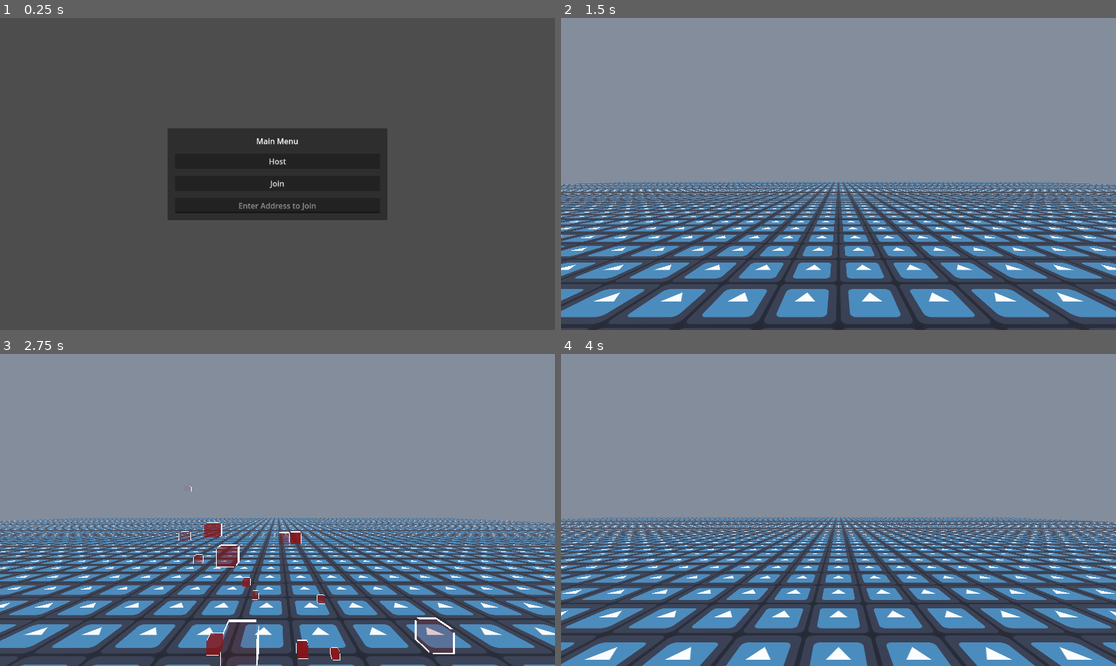
Above: before the commit, frames 1-4 (two rows, left to right).
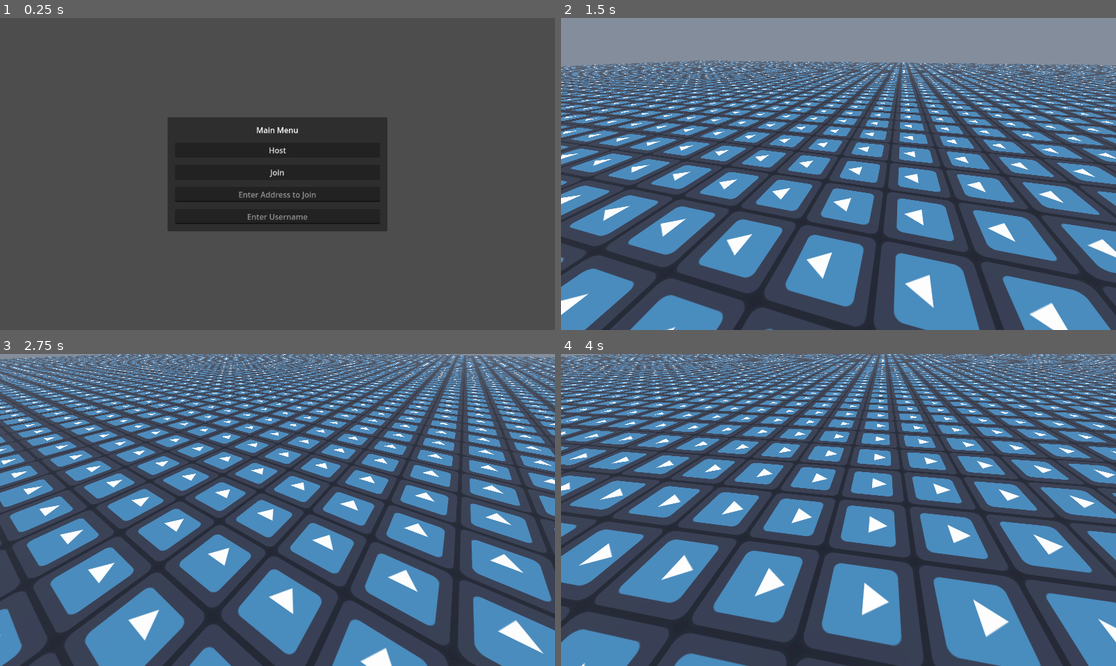
Above: after the commit, the same moments.

Repository: Exponential182/3-Programmers-In-A-Trench-Coat
Game: Godot game, scene res://prefabs/handler.tscn
The game is run twice, just before and just after one commit, with the same random seed, the same clock (stepped at 60 frames per second) and the same inputs. The engine's default icon, where the game draws it, is replaced by a stand-in: a white triangle on a blue panel in a dark square.
Inputs (mouse positions are in pixels of both pictures, inside the frame that each line leads up to):
- Up to frame 1 (0.25 s): no input
- Up to frame 2 (1.5 s): click "Host" at 0.5 s; tap Enter (ui_accept) at 1.25 s; move the mouse to (960, 158) at 1.27 s; hold Right (ui_right) from 1.28 s (still down)
- Up to frame 3 (2.75 s): tap Enter (ui_accept) at 1.52, 2.27 s; move the mouse to (166, 525) at 2.02 s; release Right (ui_right) at 2.03 s; hold Down (ui_down) from 2.03 s (still down)
- Up to frame 4 (4 s): move the mouse to (894, 441) at 2.77 s; release Down (ui_down) at 2.78 s; hold Right (ui_right) 2.78-3.53 s; move the mouse to (810, 572) at 3.52 s; hold Up (ui_up) from 3.53 s (still down); tap Enter (ui_accept) at 3.77 s

The runs differ from the first frame. In frame 1, 3.3% of the frame differs, in the area x 30-70%, y 31-69%; in frame 2, 68%; in frame 3, 82%; in frame 4, 82%, in the area x 0-100%, y 0-100%.

Commit message:
Added camera movement and started on player names

Diff:
--- a/assets/models/bob.tscn
+++ b/assets/models/bob.tscn
@@ -62,9 +62,3 @@
 transform = Transform3D(1, 0, 0, 0, 1, 0, 0, 0, 1, 0, 0.05, 0)
 mesh = SubResource("SphereMesh_6sgwu")
 skeleton = NodePath("../..")
-
-[node name="Label3D" type="Label3D" parent="."]
-transform = Transform3D(1, 0, 0, 0, 1, 0, 0, 0, 1, 0, 1.3645161, 0)
-billboard = 1
-modulate = Color(0.54901963, 0.11764706, 0.1254902, 1)
-text = "BOB THE CREATOR"
--- a/prefabs/menu.tscn
+++ b/prefabs/menu.tscn
@@ -42,3 +42,8 @@
 layout_mode = 2
 placeholder_text = "Enter Address to Join"
 alignment = 1
+
+[node name="Username" type="LineEdit" parent="Main Menu/MarginContainer/VBoxContainer"]
+layout_mode = 2
+placeholder_text = "Enter Username"
+alignment = 1
--- a/prefabs/player.tscn
+++ b/prefabs/player.tscn
@@ -16,17 +16,30 @@
 properties/2/path = NodePath("head/Camera3D:rotation")
 properties/2/spawn = true
 properties/2/replication_mode = 1
+properties/3/path = NodePath("head/Username:text")
+properties/3/spawn = true
+properties/3/replication_mode = 2
 
 [node name="Player" type="CharacterBody3D"]
 collision_layer = 2
 script = ExtResource("1_4dohe")
 
 [node name="head" type="Node3D" parent="."]
+transform = Transform3D(1, 0, 0, 0, 1, 0, 0, 0, 1, 0, 0.3225105, 0)
+
+[node name="Bob" parent="head" instance=ExtResource("2_r66lb")]
+transform = Transform3D(-1, 0, -8.742278e-08, 0, 1, 0, 8.742278e-08, 0, -1, 0, -0.3225105, 0)
+layers = 5
+skeleton = NodePath("../..")
 
 [node name="Camera3D" type="Camera3D" parent="head"]
-transform = Transform3D(1, 0, 0, 0, 1, 0, 0, 0, 1, 0, 0.345, -0.4603352)
+cull_mask = 1048573
 
-[node name="Bob" parent="." instance=ExtResource("2_r66lb")]
+[node name="Username" type="Label3D" parent="head"]
+transform = Transform3D(1, 0, 0, 0, 1, 0, 0, 0, 1, 0, 0.9891963, 0)
+billboard = 1
+modulate = Color(0.54901963, 0.11764706, 0.1254902, 1)
+text = "BOB THE CREATOR"
 
 [node name="CollisionShape3D" type="CollisionShape3D" parent="."]
 shape = SubResource("CapsuleShape3D_1txc5")
--- a/scripts/handler.gd
+++ b/scripts/handler.gd
@@ -3,6 +3,7 @@
 @onready var main_menu = $"CanvasLayer/Main Menu"
 @onready var world = $World
 @onready var ip_entry = $"CanvasLayer/Main Menu/MarginContainer/VBoxContainer/IPEntry"
+@onready var username_entry = $"CanvasLayer/Main Menu/MarginContainer/VBoxContainer/Username"
 
 const Player = preload("res://prefabs/player.tscn")
 const PORT = 53431
@@ -30,7 +31,11 @@
 
 
 func add_player(peer_id):
+
 	var player = Player.instantiate()
 	player.position.y += 1
 	player.name = str(peer_id)
+	print(username_entry.text)
+	if username_entry.text:
+		player.username = username_entry.text
 	$World/Players.add_child(player)
--- a/scripts/player.gd
+++ b/scripts/player.gd
@@ -1,17 +1,32 @@
 extends CharacterBody3D
 
 @onready var camera = $head/Camera3D
+@onready var head = $head
+@onready var username_display = $head/Username
 
 const SPEED = 5.0
 const JUMP_VELOCITY = 4.5
+var sensitivity = 0.03
+var username = "Name"
 
 func _enter_tree():
 	set_multiplayer_authority(str(name).to_int())
 
 func _ready():
 	if not is_multiplayer_authority(): return
+	$head/Bob.visible = false
+	camera.current = true
+	Input.set_mouse_mode(Input.MOUSE_MODE_CAPTURED)
+	username_display.text = str(username)
 
-	camera.current = true
+
+func _unhandled_input(event: InputEvent) -> void:
+	#Move camera
+	if event is InputEventMouseMotion and is_multiplayer_authority():
+		head.rotate_y(-event.relative.x * sensitivity)
+		camera.rotate_x(-event.relative.y * sensitivity)
+		camera.rotation.x = clamp(camera.rotation.x, deg_to_rad(-40),deg_to_rad(60))
+
 
 func _physics_process(delta: float) -> void:
 	if not is_multiplayer_authority(): return
@@ -26,7 +41,7 @@
 	# Get the input direction and handle the movement/deceleration.
 	# As good practice, you should replace UI actions with custom gameplay actions.
 	var input_dir := Input.get_vector("ui_left", "ui_right", "ui_up", "ui_down")
-	var direction := (transform.basis * Vector3(input_dir.x, 0, input_dir.y)).normalized()
+	var direction = (head.transform.basis * Vector3(input_dir.x, 0, input_dir.y)).normalized()
 	if direction:
 		velocity.x = direction.x * SPEED
 		velocity.z = direction.z * SPEED
